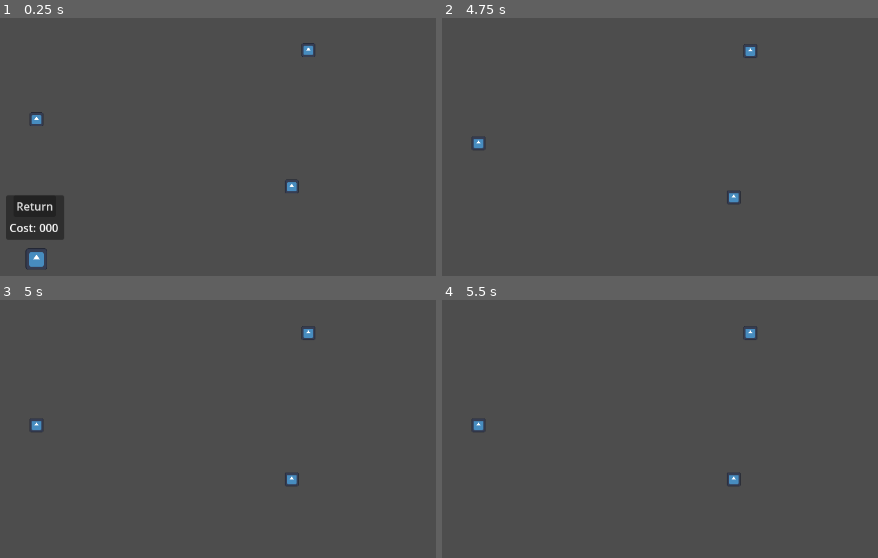
Above: before the commit, frames 1-4 (two rows, left to right).
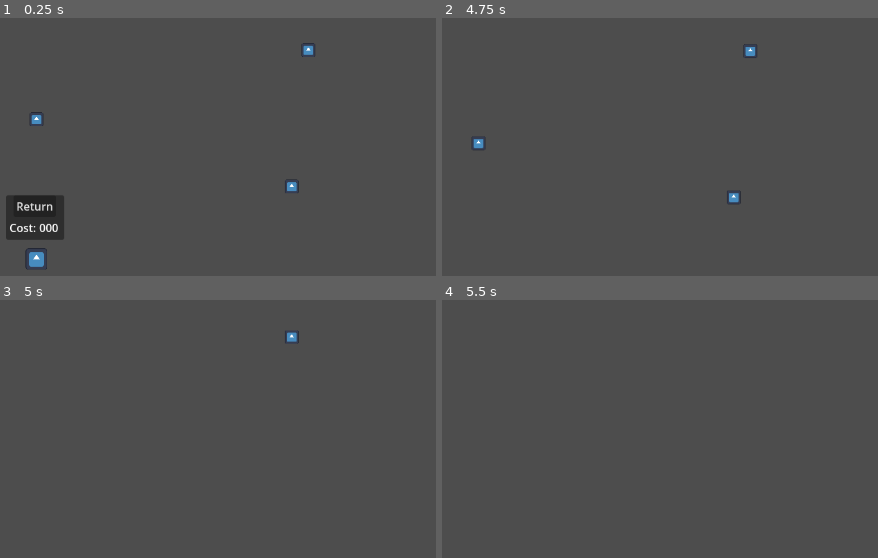
Above: after the commit, the same moments.

Repository: lplinna/Upcharge
Game: Godot game, scene res://Scenes/main_scene.tscn
The game is run twice, just before and just after one commit, with the same random seed, the same clock (stepped at 60 frames per second) and the same inputs. The engine's default icon, where the game draws it, is replaced by a stand-in: a white triangle on a blue panel in a dark square.
Inputs:
- Up to frame 1 (0.25 s): no input
- Up to frame 2 (4.75 s): tap Enter at 0.5 s; hold D (move_right) 0.53-2.03 s; tap W (move_up) at 0.77, 1.52, 3.02, 3.77, 4.52 s; hold A (move_left) 2.03-2.78 s; hold D (move_right) 2.78-4.28 s; tap Space at 4.25 s; hold A (move_left) from 4.28 s (still down)
- Up to frame 3 (5 s): keep holding A (move_left)
- Up to frame 4 (5.5 s): release A (move_left) at 5.03 s; hold D (move_right) from 5.03 s (still down)

Frames 1-2 are identical in both runs. In frame 3, 0.5% of the frame differs, in the area x 6-73%, y 10-73%; in frame 4, 0.4%.

Commit message:
Added contingency for falling back down (more like forgot it)

Diff:
--- a/Scripts/Camera.gd
+++ b/Scripts/Camera.gd
@@ -17,8 +17,8 @@
 	match current_mode:
 		camera_mode.JUMP_KING:
 			var top_screen = self.position.y - (0.5 * get_viewport_rect().size.y)
-			var leonine = abs(player_ref.position.y - position.y)
-			if player_ref.position.y < top_screen:
+			var bottom_screen =  self.position.y + (0.5 * get_viewport_rect().size.y)
+			if player_ref.position.y < top_screen or player_ref.position.y > bottom_screen:
 				position.y = player_ref.position.y
 		camera_mode.SIMPLE:
 			position = player_ref.position
